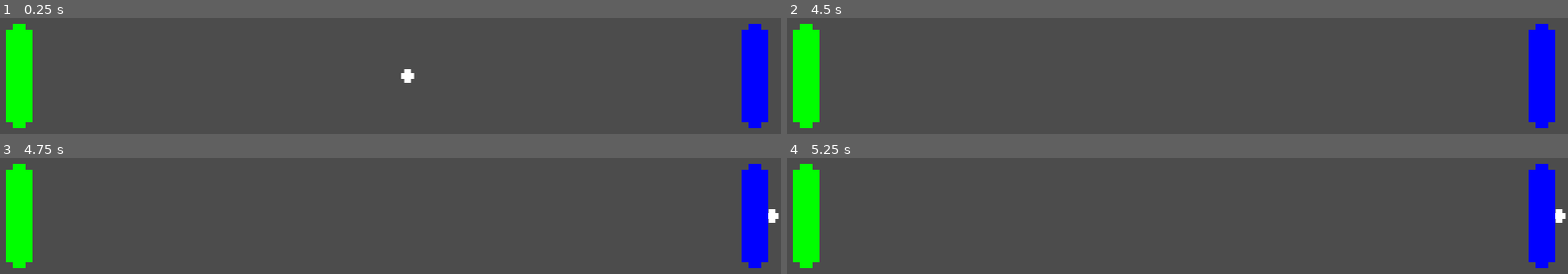
Above: before the commit, frames 1-4 (two rows, left to right).
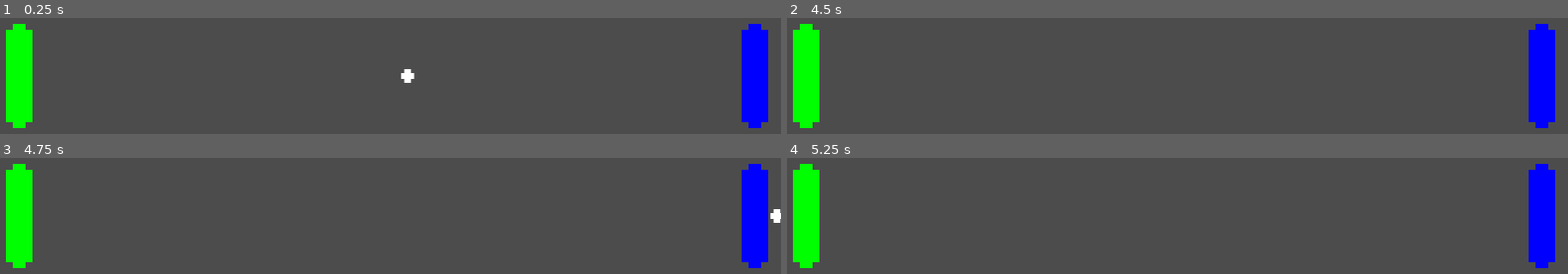
Above: after the commit, the same moments.

Repository: Woofenator/pong
Game: Godot game, scene res://attempt.tscn
The game is run twice, just before and just after one commit, with the same random seed, the same clock (stepped at 60 frames per second) and the same inputs.
Inputs:
- Up to frame 1 (0.25 s): no input
- Up to frame 2 (4.5 s): no input
- Up to frame 3 (4.75 s): no input
- Up to frame 4 (5.25 s): no input

Frames 1-2 are identical in both runs. In frame 3, 0.1% of the frame differs, in the area x 98-100%, y 44-56%; in frame 4, 0.1%.

Commit message:
Update to side colliders to be areas instead

Diff:
--- a/attempt.tscn
+++ b/attempt.tscn
@@ -110,13 +110,13 @@
 position = Vector2( 0, 280 )
 shape = SubResource( 4 )
 
-[node name="Right" type="StaticBody2D" parent="Walls"]
+[node name="Right" type="Area2D" parent="Walls"]
 
 [node name="CollisionShape2D" type="CollisionShape2D" parent="Walls/Right"]
 position = Vector2( 488, 0 )
 shape = SubResource( 5 )
 
-[node name="Left" type="StaticBody2D" parent="Walls"]
+[node name="Left" type="Area2D" parent="Walls"]
 
 [node name="CollisionShape2D" type="CollisionShape2D" parent="Walls/Left"]
 position = Vector2( -488, 0 )
